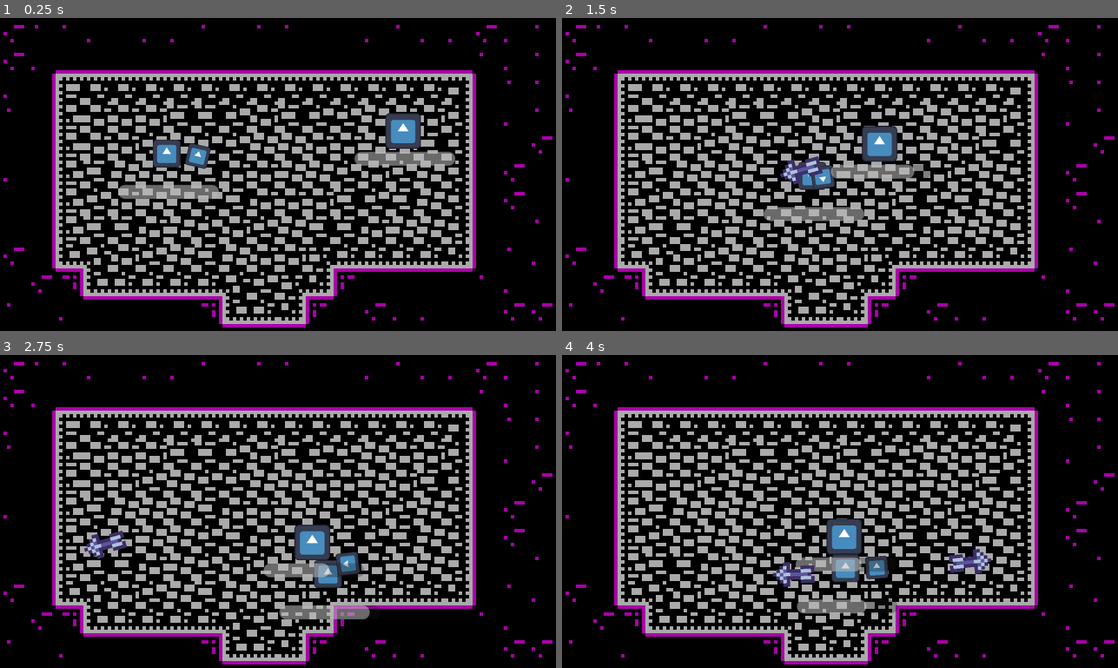
Above: before the commit, frames 1-4 (two rows, left to right).
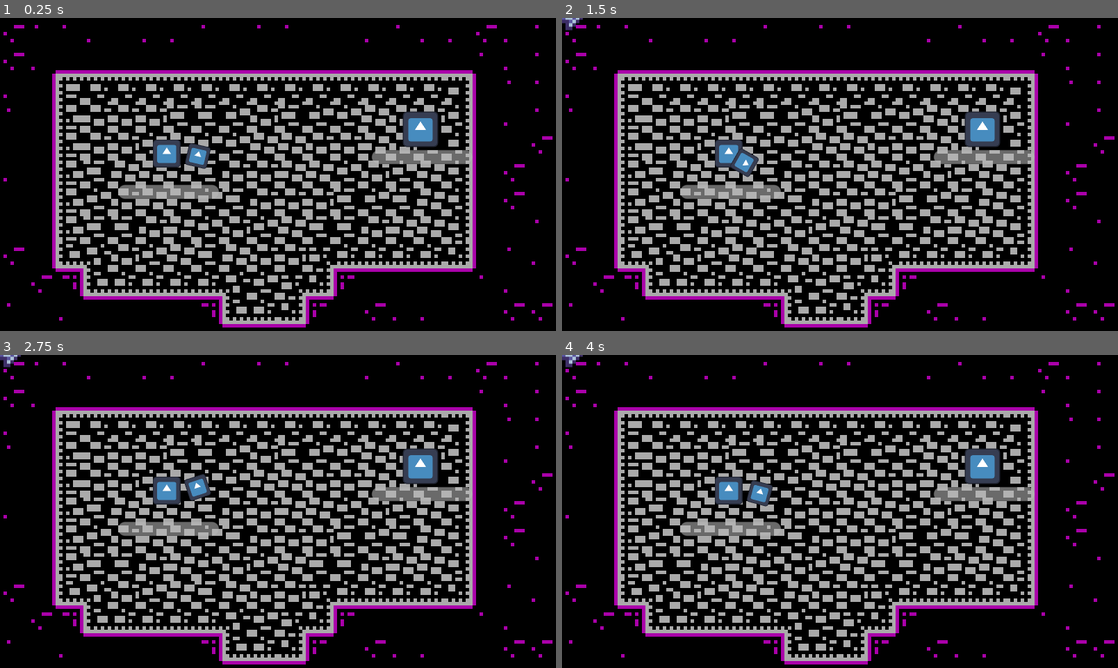
Above: after the commit, the same moments.

Repository: Renan-G-projec/DungeonWarrior
Game: Godot game, scene res://scenes/main.tscn
Same seed, same stepped clock (60 frames per second), same inputs: the game is played once before the commit and once after it. The engine's default icon, where the game draws it, is replaced by a stand-in: a white triangle on a blue panel in a dark square.
Inputs (mouse positions are in pixels of both pictures, inside the frame that each line leads up to):
- Up to frame 1 (0.25 s): no input
- Up to frame 2 (1.5 s): tap Enter at 0.5 s; move the mouse to (962, 158) at 0.52 s; hold D (walk_right) 0.53-1.28 s; click (962, 158) at 0.6 s; move the mouse to (728, 190) at 1.27 s; hold S (walk_down) from 1.28 s (still down); click (728, 190) at 1.35 s
- Up to frame 3 (2.75 s): move the mouse to (333, 442) at 2.02 s; release S (walk_down) at 2.03 s; hold D (walk_right) from 2.03 s (still down); tap Alt at 2.1 s; click (333, 442) at 2.3 s
- Up to frame 4 (4 s): move the mouse to (812, 574) at 2.77 s; release D (walk_right) at 2.78 s; hold W (walk_up) 2.78-3.53 s; tap Shift at 2.85 s; click (812, 574) at 3.05 s; move the mouse to (1006, 558) at 3.52 s; hold A (walk_left) from 3.53 s (still down); click (1006, 558) at 3.6 s

The runs differ from the first frame. In frame 1, 1.2% of the frame differs, in the area x 63-85%, y 29-48%; in frame 2, 4.8%; in frame 3, 5.1%; in frame 4, 5.4%, in the area x 0-85%, y 0-83%.
Error after the commit: Parse Error: Identifier "_on_took_damage" not declared in the current scope. (res://features/components/knockback.gd:28)

Commit message:
Tried to add knockback

Diff:
--- a/features/components/follow_player.gd
+++ b/features/components/follow_player.gd
@@ -32,5 +32,5 @@
 
 		if collision.get_collider() == player:
 			var player_health := player.get_node_or_null("HealthComponent") as HealthComponent
-			player_health.take_damage(10)
+			player_health.take_damage(10, player.global_position)
 			print("Player got hit")
--- a/features/components/health_component.gd
+++ b/features/components/health_component.gd
@@ -1,6 +1,8 @@
 # Ad Maiorem Dei Gloriam!
 class_name HealthComponent
 extends Node
+
+@onready var character = get_parent()
 
 @export var max_life: float = 100.0:
 	set(new_max_life):
@@ -23,12 +25,13 @@
 
 @export var has_iframes: bool = false
 @export var iframe_duration: float = 0.5
+
 var is_invincible: bool = false
 var iframe_timer: Timer
 
 signal max_life_changed(new_max_life: float)
 signal life_changed(new_life: float)
-signal took_damage(damage: float)
+signal took_damage(character: Node, damage: float, source_position: Vector2)
 signal died()
 signal iframe_started()
 signal iframe_ended()
@@ -47,12 +50,13 @@
 	iframe_ended.emit()
 
 
-func take_damage(damage: float) -> void:
+func take_damage(damage: float, attacker: Node2D) -> void:
 	if has_iframes and is_invincible:
 		return
 
 	life -= damage
-	took_damage.emit(damage)
+	var source_postiton: Vector2 = attacker.global_position
+	took_damage.emit(character, damage, source_postiton)
 
 	if has_iframes and life > 0.0 and iframe_duration > 0.0:
 		print("invincible period has started")
--- /dev/null
+++ b/features/components/knockback.gd
@@ -0,0 +1,28 @@
+class_name Knockback
+extends Node
+
+@onready var character: CharacterBody2D = get_parent() as CharacterBody2D
+
+var knockback_velocity: Vector2 = Vector2.ZERO
+var knockback_timer: float = 0.0
+@export var knockback_resistance: float = 5.0
+
+func apply_knockback(source_positon: Vector2, force: float, knockback_duration: float) -> void:
+	if not character:
+		return
+	var direction = source_positon.direction_to(character.global_position)
+	knockback_velocity = direction * force
+	knockback_timer = knockback_duration
+
+func _physics_process(delta: float) -> void:
+	if knockback_timer > 0.0:
+		character.velocity = knockback_velocity
+		knockback_velocity = knockback_velocity.move_toward(Vector2.ZERO, 800 * delta)
+		knockback_timer = knockback_timer - delta
+	else:
+		knockback_velocity = Vector2.ZERO
+
+func _ready() -> void:
+	if character.has_node("HealthComponent"):
+		var health = character.get_node("HealthComponent")
+		health.took_damage.connect(_on_took_damage)
--- a/features/player/player.gd
+++ b/features/player/player.gd
@@ -3,6 +3,7 @@
 extends CharacterBody2D
 
 @onready var speed: float = 32.0
+@onready var knockback: Knockback = $Knockback
 @export var weapon: WeaponBase
 var is_invincible: bool = false
 
@@ -14,6 +15,7 @@
 	_update_sprite()
 	_update_position()
 
+
 func _update_inputs() -> void:
 	_input_direction.x = Input.get_axis("walk_left", "walk_right")
 	_input_direction.y = Input.get_axis("walk_up", "walk_down")
@@ -22,6 +24,8 @@
 		weapon.attack()
 
 func _update_velocity() -> void:
+	if knockback.knockback_timer > 0.0:
+		return
 	var direction_to_go: Vector2 = _input_direction.normalized()
 	velocity = direction_to_go * speed
 
--- a/features/player/player.tscn
+++ b/features/player/player.tscn
@@ -5,6 +5,7 @@
 [ext_resource type="Script" uid="uid://c7gd8nrwsduhk" path="res://features/components/health_component.gd" id="3_emvbc"]
 [ext_resource type="PackedScene" uid="uid://cr6e8ow0yxrfy" path="res://features/components/lifebar.tscn" id="4_i250s"]
 [ext_resource type="PackedScene" uid="uid://ekpvivw2k8ru" path="res://features/weapons/weapons/bow.tscn" id="5_6xbq4"]
+[ext_resource type="Script" uid="uid://cwiu5p468npnt" path="res://features/components/knockback.gd" id="6_y2cyt"]
 
 [sub_resource type="RectangleShape2D" id="RectangleShape2D_d1p6d"]
 size = Vector2(8, 8)
@@ -37,5 +38,8 @@
 [node name="Bow" parent="." unique_id=148830378 instance=ExtResource("5_6xbq4")]
 position = Vector2(6, 0)
 
+[node name="Knockback" type="Node" parent="." unique_id=281451004]
+script = ExtResource("6_y2cyt")
+
 [connection signal="ammo_changed" from="Bow" to="." method="_on_bow_ammo_changed"]
 [connection signal="started_recharging" from="Bow" to="." method="_on_bow_started_recharging"]
--- a/features/weapons/bullets/bullet_base.gd
+++ b/features/weapons/bullets/bullet_base.gd
@@ -18,7 +18,7 @@
 func _on_body_entered(body: Node2D) -> void:
 	var enemy_hc := body.get_node_or_null("HealthComponent") as HealthComponent
 	if enemy_hc:
-		enemy_hc.take_damage(damage)
+		enemy_hc.take_damage(damage, global_position)
 		_destroy()
 	else:
 		_destroy()
Not shown, added: features/components/knockback.gd.uid
